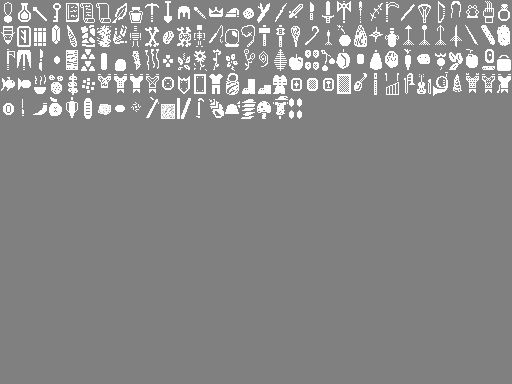
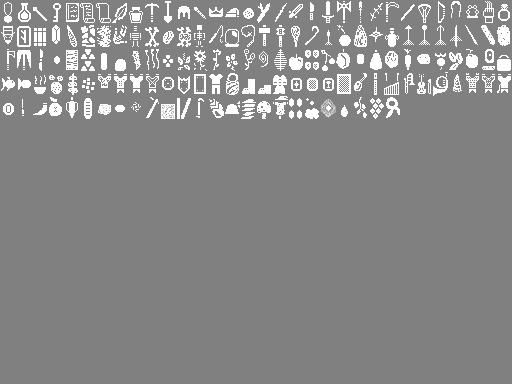
Layered file, before and after one edit (512px x 384px). Changes by layer:
painted on "Background" over <box>305,82,407,119</box>
